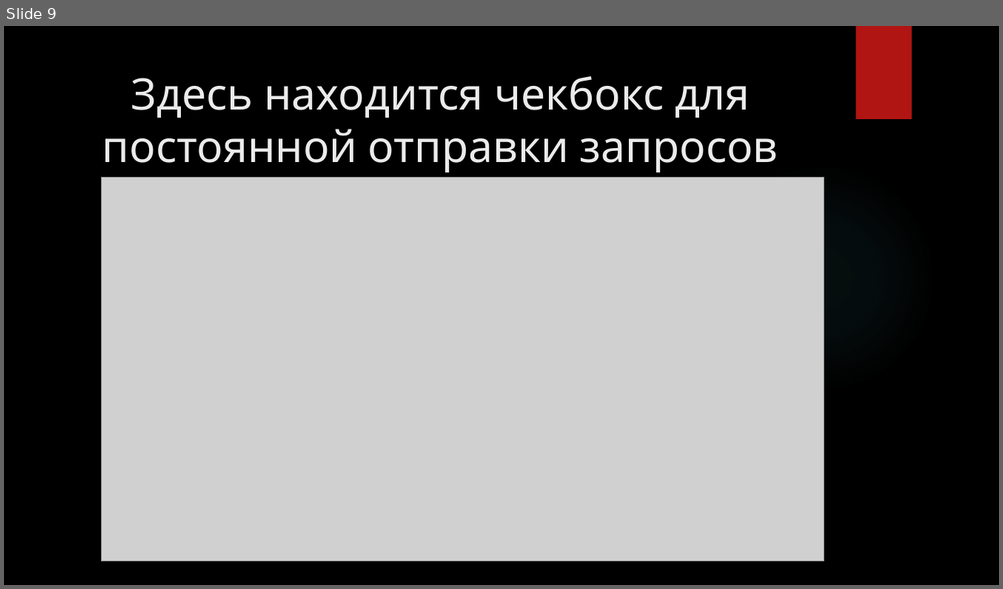
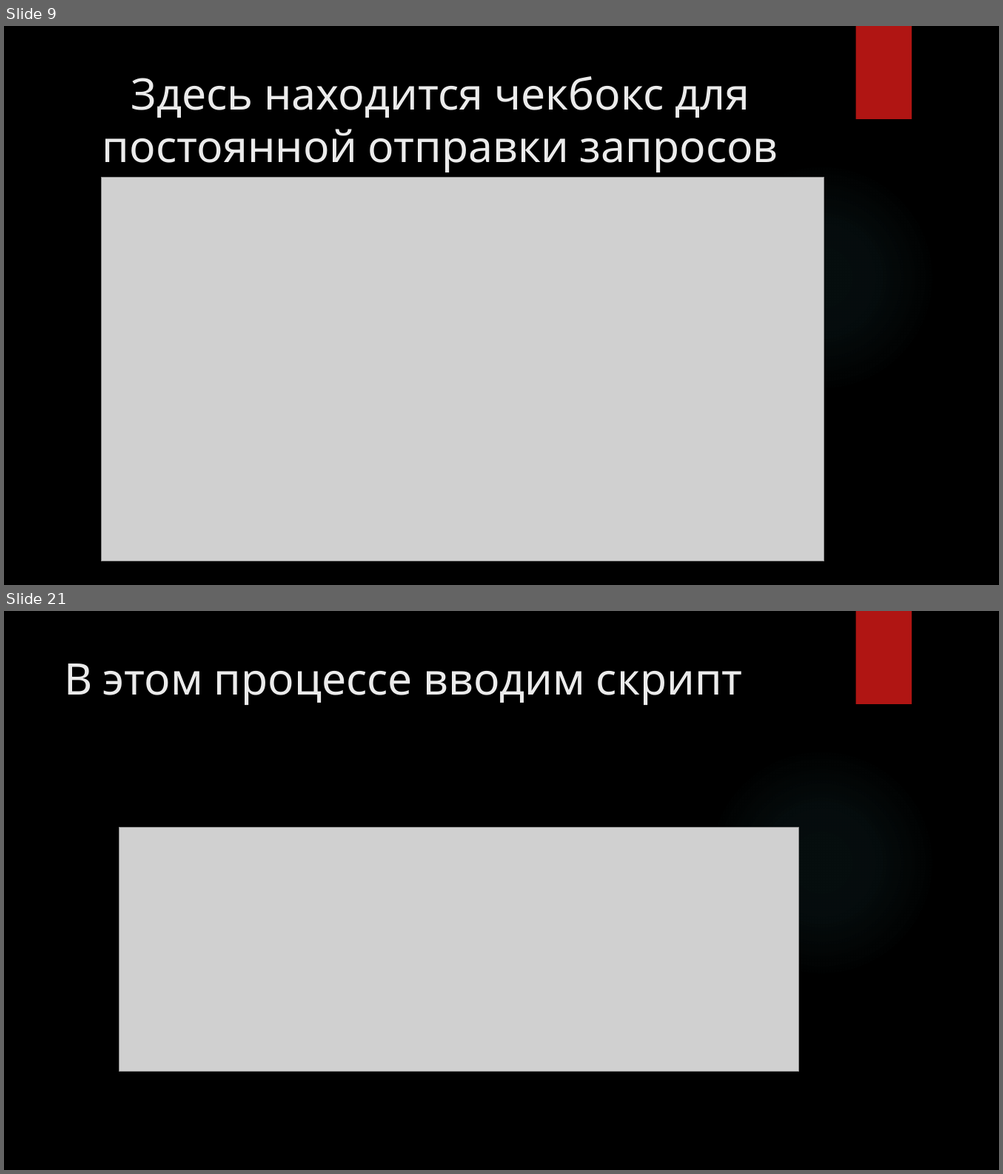
Before and after one commit to Aliaksei91/Jmeter, a slide deck: Jmeter.pptx. Shown one above the other, each under a label of ours: slide 9 before the commit, slides 9 and 21 after it; the slides between them are not shown. The pictures are 1003x589 and 1003x1174 pixels, drawn with LibreOffice and Linux fonts; fonts in the diff are those of the drawing; grey boxes stand for pictures; background and template pictures are left out. Boxes give left, top, right and bottom in pixels: in the first picture for what was removed or moved away, otherwise in the second. Text is boxed around its words. In the diff, an @@ line names an element or a change of style, - is before the commit and + after.

```diff
--- a/Jmeter.pptx
+++ b/Jmeter.pptx
@@ slide 21 added at (4, 611, 999, 1170), background picture (left out); not listed: 2 template elements that a slide beside it also shows @@
@@ title added at (64, 664, 743, 705), 42 pt, text #EBEBEB @@
+В этом процессе вводим скрипт
@@ picture added at (119, 827, 799, 1071) @@
```
Also in this commit, not shown: 20 other slides added, 1 other file.
